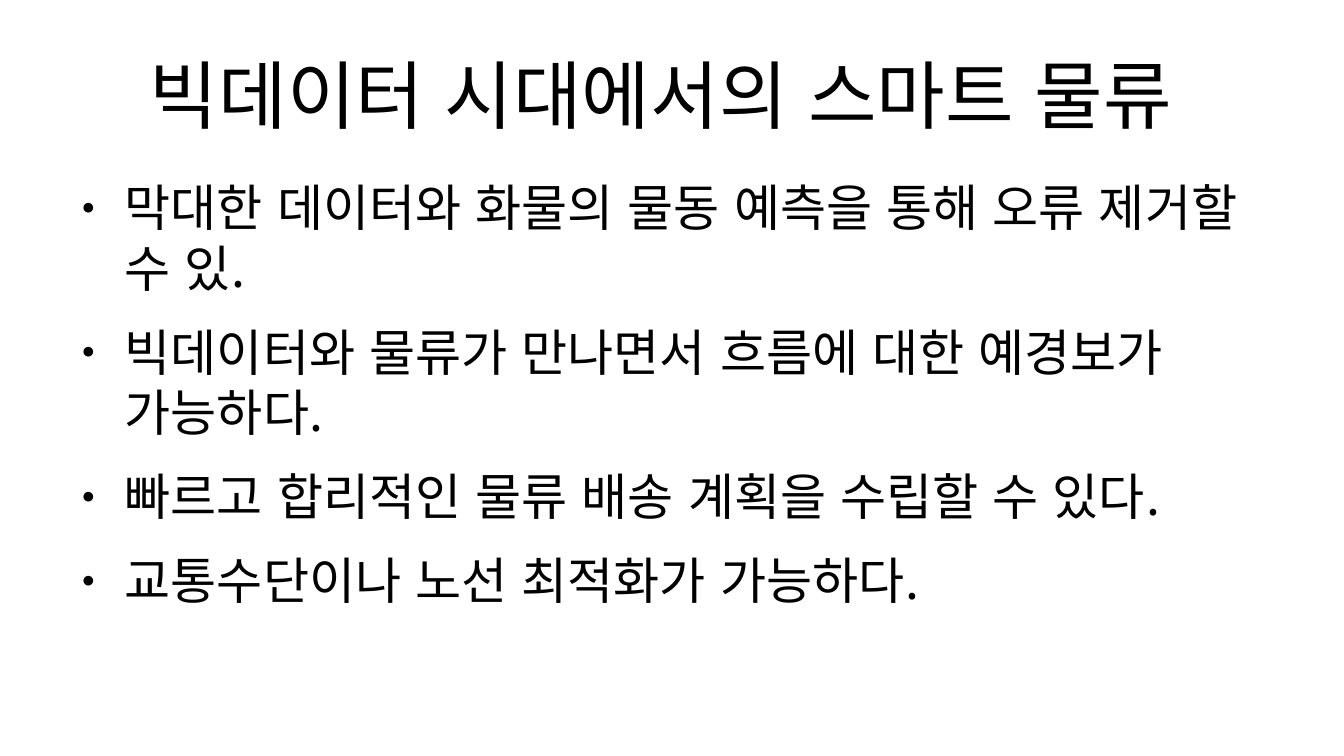
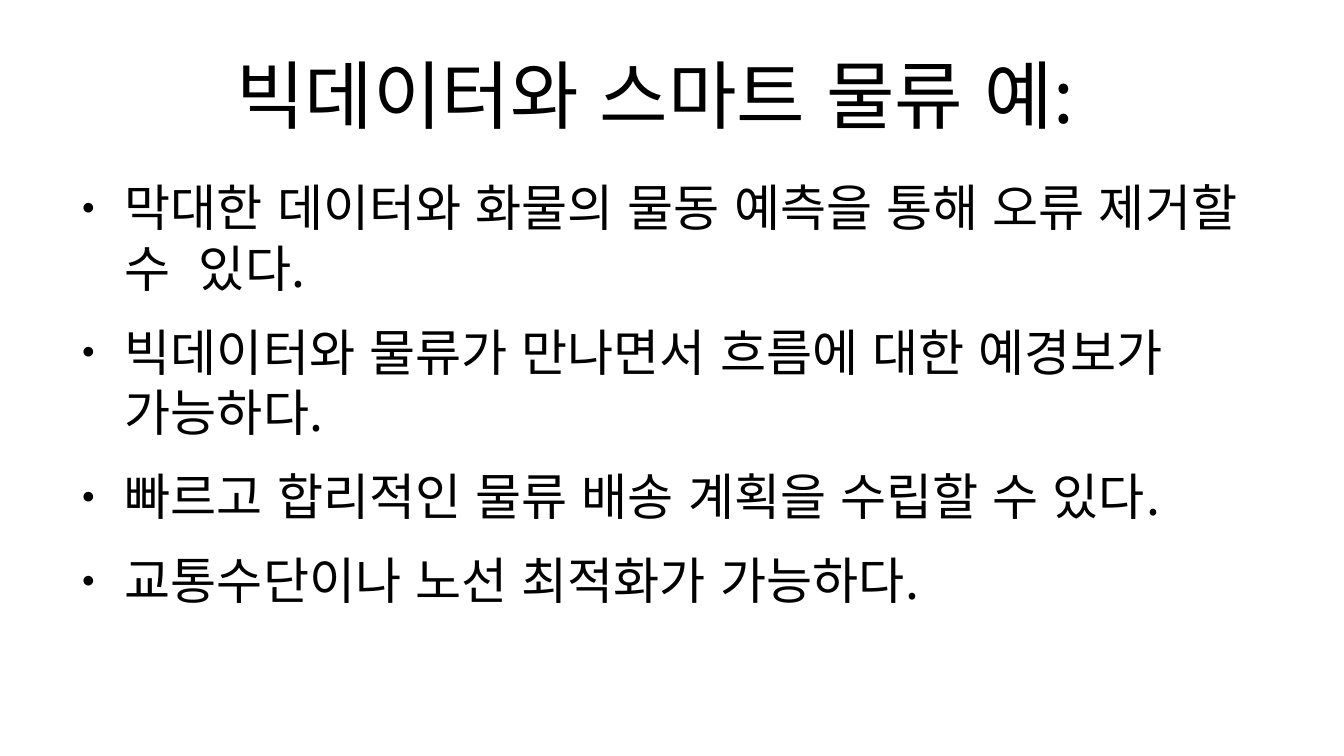
Before and after one commit to lapass50025/odp, a slide deck: slide 4 of 빅데이터를활용한스마트도시관리.odp (slide 5 before the commit). Drawn at 1344x756 pixels with LibreOffice and Linux fonts; fonts in the diff are those of the drawing. Boxes give left, top, right and bottom in pixels: in the first picture for what was removed or moved away, otherwise in the second. Text is boxed around its words. In the diff, an @@ line names an element or a change of style, - is before the commit and + after.

```diff
--- a/빅데이터를활용한스마트도시관리.odp
+++ b/빅데이터를활용한스마트도시관리.odp
@@ title at (236, 61, 1074, 129): text changed @@
-빅데이터 시대에서의 스마트 물류
+빅데이터와 스마트 물류 예:
@@ text at (125, 184, 1237, 291): text changed @@
-● 막대한 데이터와 화물의 물동 예측을 통해 오류 제거할 수 있.
+● 막대한 데이터와 화물의 물동 예측을 통해 오류 제거할 수 있다.
```
Also in this commit, not shown: 3 other slides changed, 2 slides removed.
